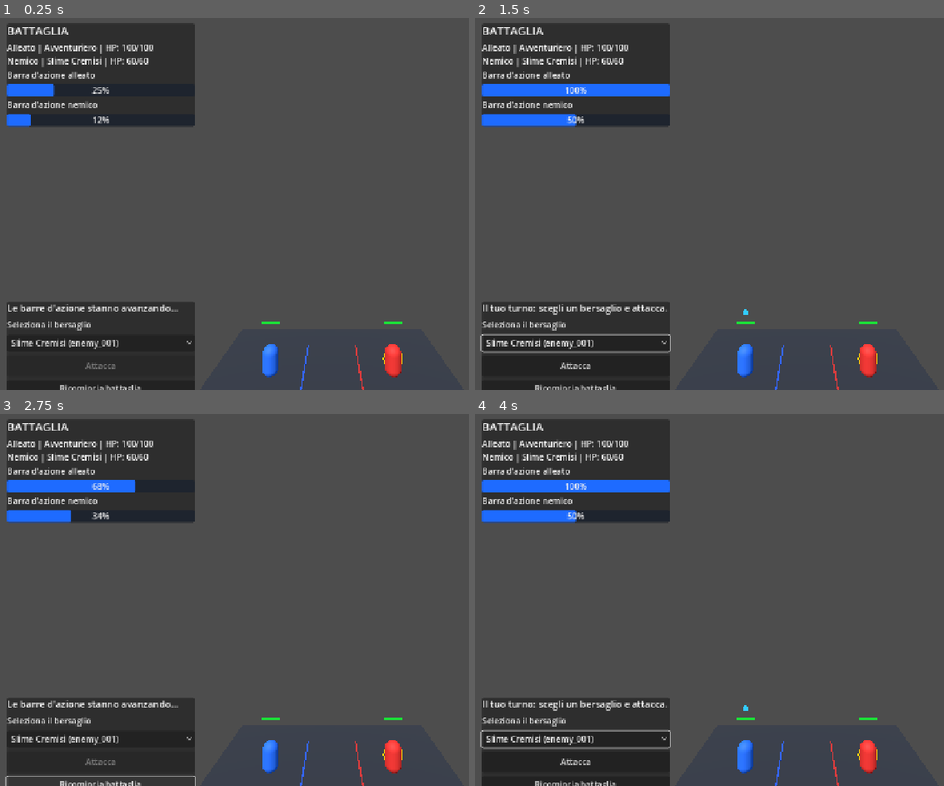
Above: before the commit, frames 1-4 (two rows, left to right).
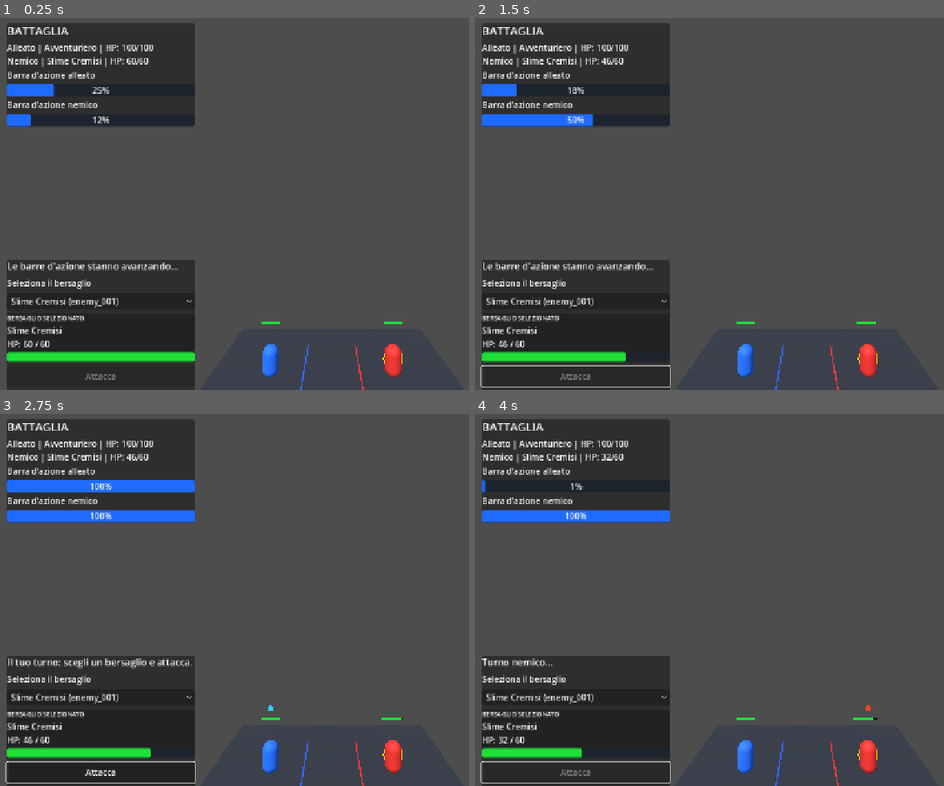
Above: after the commit, the same moments.

Repository: konakona185-gif/Super-spork-K7-school
Game: Godot game, scene res://scenes/main.tscn
Same seed, same stepped clock (60 frames per second), same inputs: the game is played once before the commit and once after it.
Inputs (mouse positions are in pixels of both pictures, inside the frame that each line leads up to):
- Up to frame 1 (0.25 s): no input
- Up to frame 2 (1.5 s): click "Slime Cremisi (enemy_001)" at 0.5 s; click "Attacca" at 1.25 s
- Up to frame 3 (2.75 s): click (98, 785) at 2 s, where only the run before the commit has a clickable "Ricomincia battaglia"
- Up to frame 4 (4 s): click "Slime Cremisi (enemy_001)" at 2.75 s; click "Attacca" at 3.5 s

The runs differ from the first frame. In frame 1, 6.8% of the frame differs, in the area x 1-42%, y 65-100%; in frame 2, 8.5%; in frame 3, 8.4%; in frame 4, 9.3%, in the area x 1-86%, y 10-100%.

Commit message:
Update main.gd

Diff:
--- a/scripts/main.gd
+++ b/scripts/main.gd
@@ -35,6 +35,9 @@
 var hero_bar: ProgressBar
 var enemy_bar: ProgressBar
 var target_selector: OptionButton
+var target_name_label: Label
+var target_hp_label: Label
+var target_hp_bar: ProgressBar
 var attack_button: Button
 var restart_button: Button
 
@@ -304,7 +307,7 @@
 	controls.anchor_right = 0.0
 	controls.anchor_bottom = 1.0
 	controls.offset_left = 16.0
-	controls.offset_top = -170.0
+	controls.offset_top = -250.0
 	controls.offset_right = 376.0
 	controls.offset_bottom = -16.0
 	canvas.add_child(controls)
@@ -328,6 +331,31 @@
 	target_selector.item_selected.connect(_on_target_selected)
 	control_contents.add_child(target_selector)
 
+	var target_panel: PanelContainer = PanelContainer.new()
+	target_panel.name = "TargetInfoPanel"
+	control_contents.add_child(target_panel)
+
+	var target_contents: VBoxContainer = VBoxContainer.new()
+	target_contents.add_theme_constant_override("separation", 4)
+	target_panel.add_child(target_contents)
+
+	var target_title: Label = Label.new()
+	target_title.text = "BERSAGLIO SELEZIONATO"
+	target_title.add_theme_font_size_override("font_size", 12)
+	target_contents.add_child(target_title)
+
+	target_name_label = Label.new()
+	target_name_label.text = "Nessun bersaglio"
+	target_name_label.add_theme_font_size_override("font_size", 16)
+	target_contents.add_child(target_name_label)
+
+	target_hp_label = Label.new()
+	target_hp_label.text = "HP: -- / --"
+	target_contents.add_child(target_hp_label)
+
+	target_hp_bar = _create_hp_progress_bar()
+	target_contents.add_child(target_hp_bar)
+
 	attack_button = Button.new()
 	attack_button.text = "Attacca"
 	attack_button.custom_minimum_size = Vector2(0.0, 40.0)
@@ -353,6 +381,27 @@
 
 	var fill_style: StyleBoxFlat = StyleBoxFlat.new()
 	fill_style.bg_color = Color(0.12, 0.42, 1.0)
+	fill_style.set_corner_radius_all(3)
+	bar.add_theme_stylebox_override("fill", fill_style)
+
+	return bar
+
+
+func _create_hp_progress_bar() -> ProgressBar:
+	var bar: ProgressBar = ProgressBar.new()
+	bar.custom_minimum_size = Vector2(280.0, 18.0)
+	bar.min_value = 0.0
+	bar.max_value = 100.0
+	bar.value = 100.0
+	bar.show_percentage = false
+
+	var background_style: StyleBoxFlat = StyleBoxFlat.new()
+	background_style.bg_color = Color(0.12, 0.14, 0.18)
+	background_style.set_corner_radius_all(3)
+	bar.add_theme_stylebox_override("background", background_style)
+
+	var fill_style: StyleBoxFlat = StyleBoxFlat.new()
+	fill_style.bg_color = Color(0.12, 0.88, 0.22)
 	fill_style.set_corner_radius_all(3)
 	bar.add_theme_stylebox_override("fill", fill_style)
 
@@ -600,6 +649,7 @@
 
 	_update_turn_indicator()
 	_update_target_indicator()
+	_update_target_info()
 
 
 func _update_fighter_hp_bar(fighter_id: String, fighter: Dictionary) -> void:
@@ -618,6 +668,32 @@
 	fill.scale.x = ratio
 	fill.position.x = -(HP_BAR_WIDTH * (1.0 - ratio)) / 2.0
 	fill.visible = bool(fighter["alive"])
+
+
+func _update_target_info() -> void:
+	if target_name_label == null:
+		return
+
+	var target: Dictionary = combat_manager.get_combatant(selected_enemy_id)
+
+	if target.is_empty():
+		target_name_label.text = "Nessun bersaglio"
+		target_hp_label.text = "HP: -- / --"
+		target_hp_bar.value = 0.0
+		return
+
+	var current_hp: int = int(target["hp"])
+	var max_hp: int = int(target["max_hp"])
+
+	target_name_label.text = str(target["name"])
+
+	if bool(target["alive"]):
+		target_hp_label.text = "HP: " + str(current_hp) + " / " + str(max_hp)
+	else:
+		target_hp_label.text = "SCONFITTO — HP: 0 / " + str(max_hp)
+
+	target_hp_bar.max_value = maxf(1.0, float(max_hp))
+	target_hp_bar.value = clampf(float(current_hp), 0.0, float(max_hp))
 
 
 func _update_turn_indicator() -> void:
@@ -671,6 +747,7 @@
 		target_selector.select(0)
 
 	_update_target_indicator()
+	_update_target_info()
 
 
 func _on_target_selected(index: int) -> void:
@@ -679,6 +756,7 @@
 
 	selected_enemy_id = str(target_selector.get_item_metadata(index))
 	_update_target_indicator()
+	_update_target_info()
 	_update_ui()
 
 
@@ -831,6 +909,7 @@
 	_update_action_bars()
 	_update_turn_indicator()
 	_update_target_indicator()
+	_update_target_info()
 
 
 func _update_action_bars() -> void:
